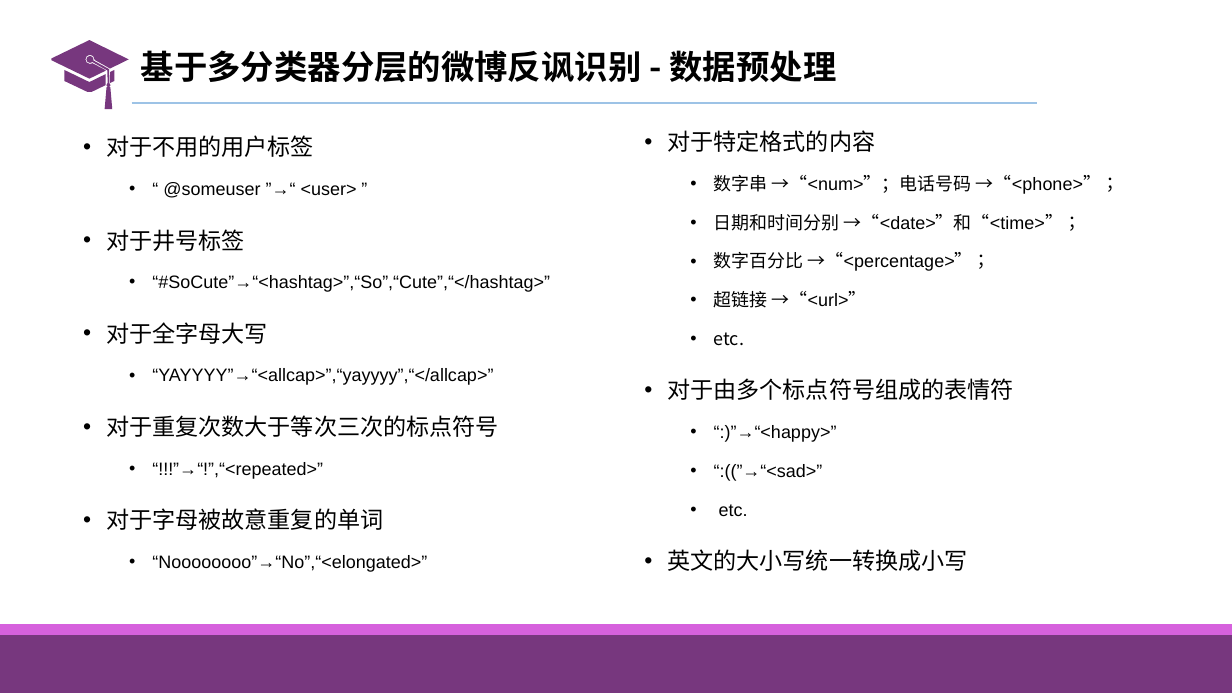
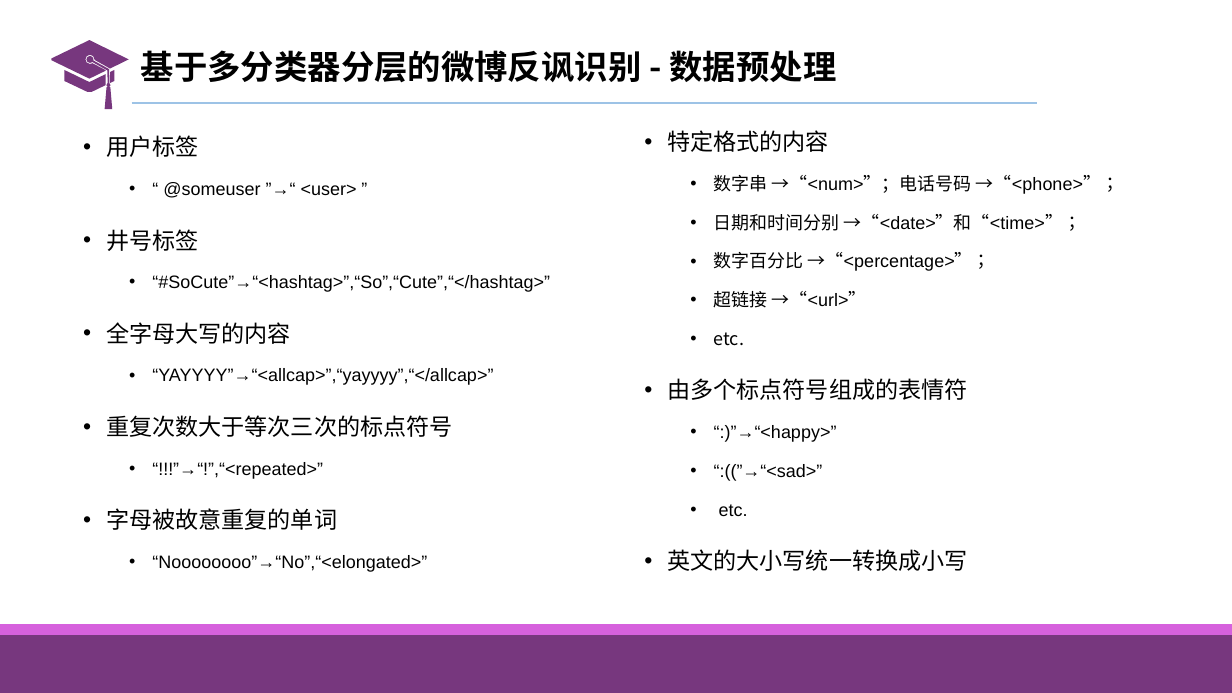
Before and after one commit to liangxh/grad2019, a slide deck: slide 22 of 计研163_梁锡豪_2016211014.pptx (slide 25 before the commit). Drawn at 1232x693 pixels with LibreOffice and Linux fonts; fonts in the diff are those of the drawing. Boxes give left, top, right and bottom in pixels: in the first picture for what was removed or moved away, otherwise in the second. Text is boxed around its words. In the diff, an @@ line names an element or a change of style, - is before the commit and + after.

```diff
--- a/计研163_梁锡豪_2016211014.pptx
+++ b/计研163_梁锡豪_2016211014.pptx
@@ text at (106, 135, 198, 157): text changed @@
-• 对于不用的用户标签
+• 用户标签
@@ text at (667, 130, 829, 152): text changed @@
-• 对于特定格式的内容
+• 特定格式的内容
@@ text at (106, 229, 198, 251): text changed @@
-• 对于井号标签
+• 井号标签
@@ text at (106, 322, 291, 344): text changed @@
-• 对于全字母大写
+• 全字母大写的内容
@@ text at (667, 378, 967, 400): text changed @@
-• 对于由多个标点符号组成的表情符
+• 由多个标点符号组成的表情符
@@ text at (106, 415, 452, 437): text changed @@
-• 对于重复次数大于等次三次的标点符号
+• 重复次数大于等次三次的标点符号
@@ text at (106, 508, 337, 530): text changed @@
-• 对于字母被故意重复的单词
+• 字母被故意重复的单词
```
Also in this commit, not shown: 10 other slides changed, 11 slides added.
